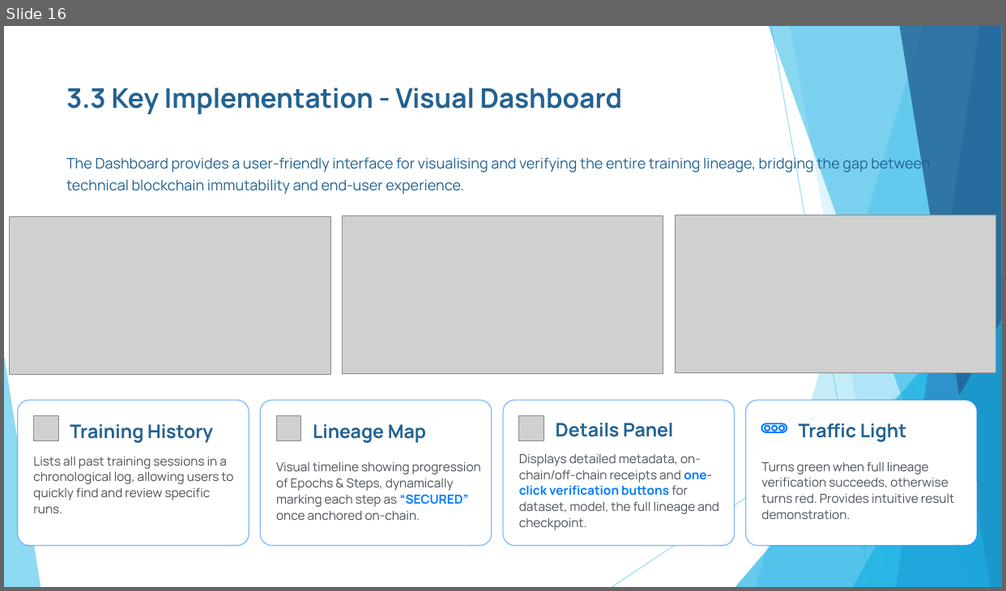
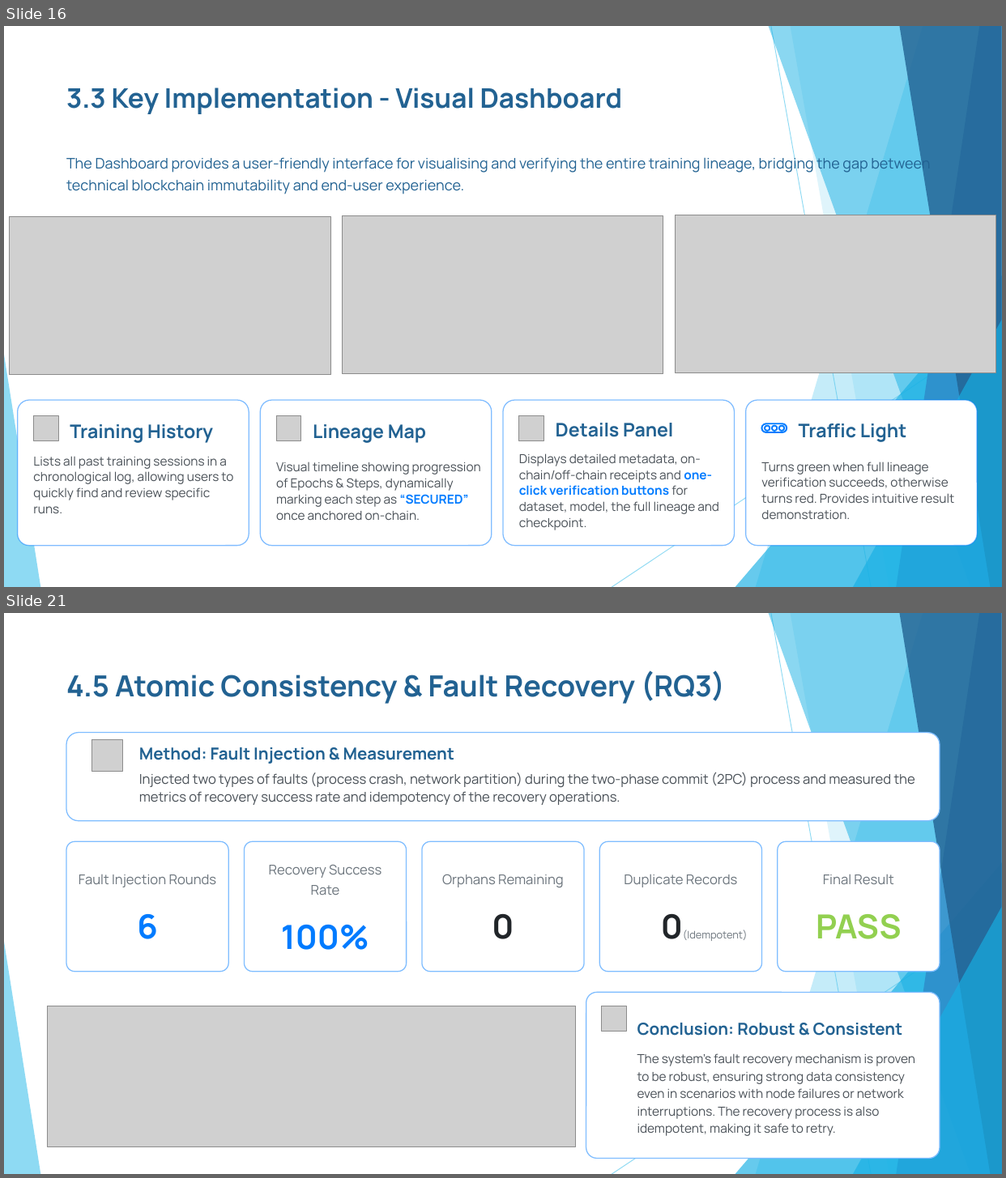
Before and after one commit to xinyuanhu1066/capstone-project, a slide deck: docs/Assessment_3_Presentation.pptx. Shown one above the other, each under a label of ours: slide 16 before the commit, slides 16 and 21 after it; the slides between them are not shown. The pictures are 1006x591 and 1006x1178 pixels, drawn with LibreOffice and Linux fonts; fonts in the diff are those of the drawing; grey boxes stand for pictures. Boxes give left, top, right and bottom in pixels: in the first picture for what was removed or moved away, otherwise in the second. Text is boxed around its words. In the diff, an @@ line names an element or a change of style, - is before the commit and + after.

```diff
--- a/docs/Assessment_3_Presentation.pptx
+++ b/docs/Assessment_3_Presentation.pptx
@@ slide 21 added at (4,613,1002,1174), background #FFFFFF; not listed: 10 template elements that a slide beside it also shows @@
@@ text added at (66,671,725,704), 28 pt, text #226292, bold @@
+4.5 Atomic Consistency & Fault Recovery (RQ3)
@@ rounded rectangle added at (66,733,940,821), fill #FFFFFF, outline #7FBDFF 1 pt @@
@@ picture added at (91,740,123,772) @@
@@ text added at (139,747,915,805), 13 pt, text #495057 @@
+Method: Fault Injection & Measurement
+Injected two types of faults (process crash, network partition) during the two-phase commit (2PC) process and measured the metrics of recovery success rate and idempotency of the recovery operations.
@@ rounded rectangle added at (66,842,228,973), fill #FFFFFF, outline #7FBDFF 1 pt @@
@@ rounded rectangle added at (245,842,407,973), fill #FFFFFF, outline #7FBDFF 1 pt @@
@@ rounded rectangle added at (422,842,584,973), fill #FFFFFF, outline #7FBDFF 1 pt @@
@@ rounded rectangle added at (600,842,762,973), fill #FFFFFF, outline #7FBDFF 1 pt @@
@@ rounded rectangle added at (778,842,940,973), fill #FFFFFF, outline #7FBDFF 1 pt @@
@@ text added at (79,875,217,939), 13 pt, text #6C757D @@
+Fault Injection Rounds
+6
@@ text added at (269,865,381,950), 13 pt, text #6C757D @@
+Recovery Success Rate
+100%
@@ text added at (442,875,564,939), 13 pt, text #6C757D @@
+Orphans Remaining
+0
@@ text added at (624,875,748,941), 13 pt, text #6C757D @@
+Duplicate Records
+0(Idempotent)
@@ text added at (816,875,901,939), 13 pt, text #6C757D @@
+Final Result
+PASS
@@ rounded rectangle added at (586,993,940,1159), fill #FFFFFF, outline #7FBDFF 1 pt @@
@@ picture added at (48,1006,576,1147) @@
@@ picture added at (602,1006,627,1031) @@
@@ text added at (637,1023,915,1136), 12 pt, text #495057 @@
+Conclusion: Robust & Consistent
+The system's fault recovery mechanism is proven to be robust, ensuring strong data consistency even in scenarios with node failures or network interruptions. The recovery process is also idempotent, making it safe to retry.
```
Also in this commit, not shown: 6 other slides added.
